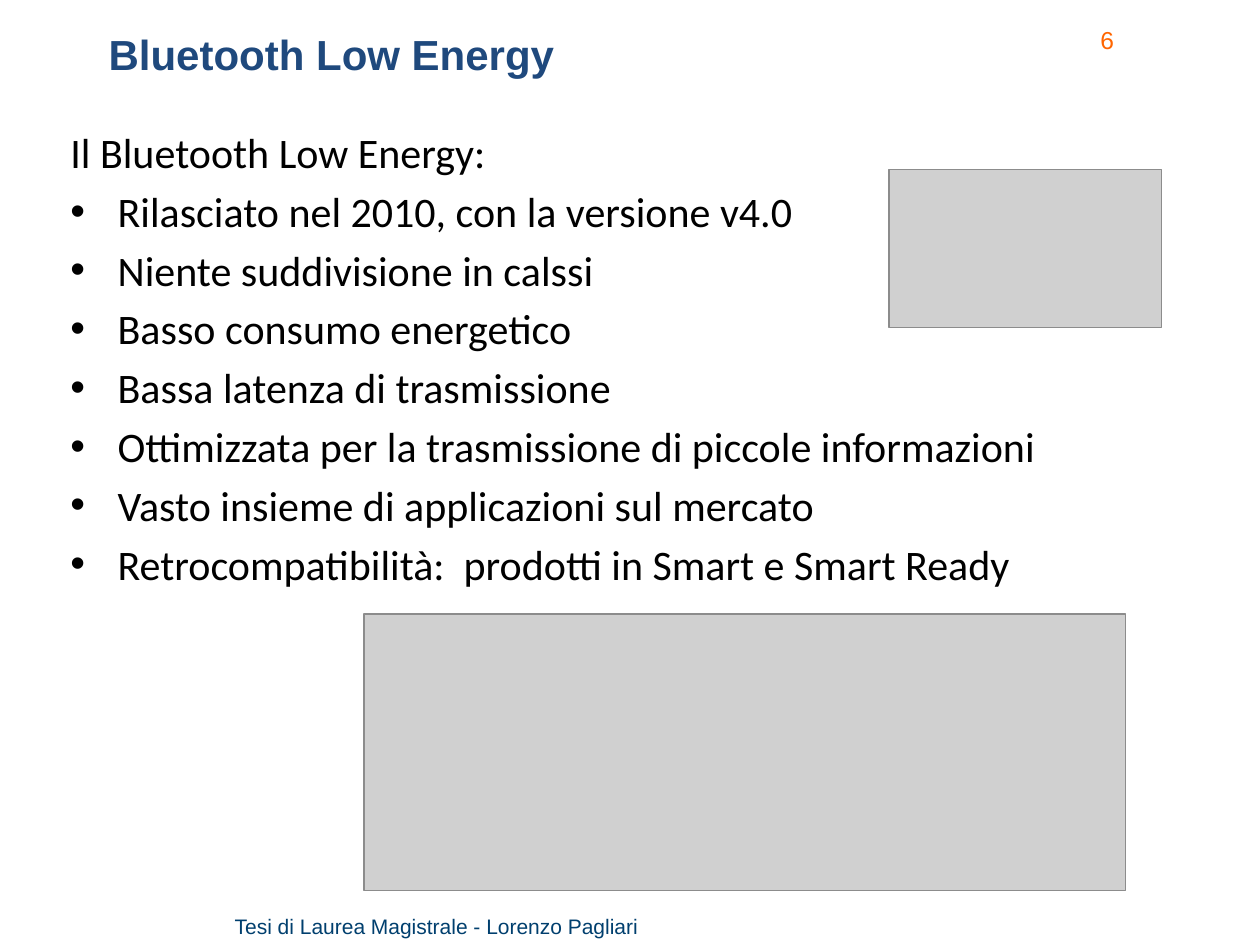
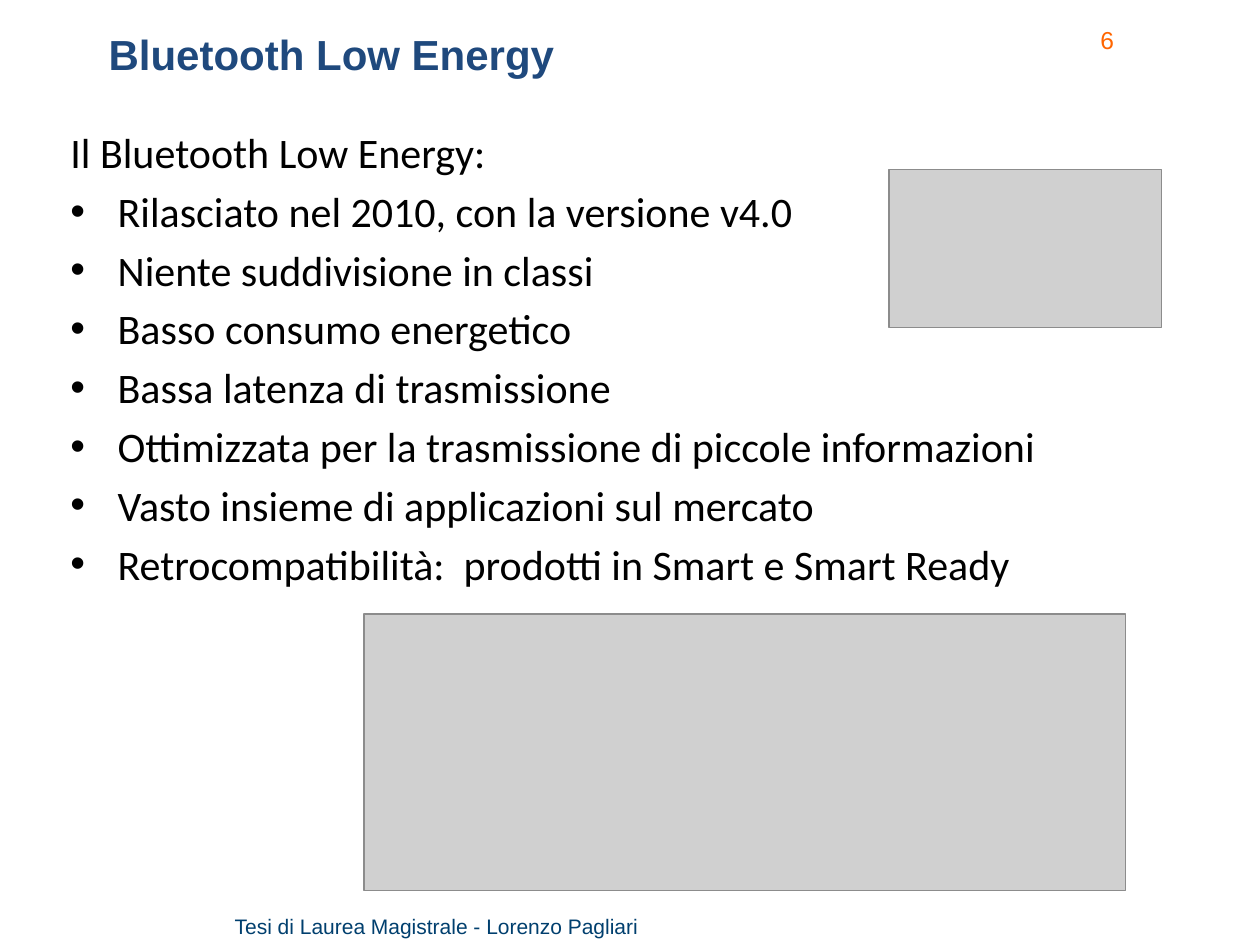
Before and after one commit to lorenzo-pagliari/Tesi, a slide deck: slide 6 of presentazione/Pagliari Lorenzo - presentazione.pptx. Drawn at 1260x945 pixels with LibreOffice and Linux fonts; fonts in the diff are those of the drawing; grey boxes stand for pictures; background and template pictures are left out. Boxes give left, top, right and bottom in pixels: in the first picture for what was removed or moved away, otherwise in the second. Text is boxed around its words. In the diff, an @@ line names an element or a change of style, - is before the commit and + after.

```diff
--- a/presentazione/Pagliari Lorenzo - presentazione.pptx
+++ b/presentazione/Pagliari Lorenzo - presentazione.pptx
@@ text at [118,256,593,287]: text changed @@
-• Niente suddivisione in calssi
+• Niente suddivisione in classi
```
Also in this commit, not shown: 23 other files.
